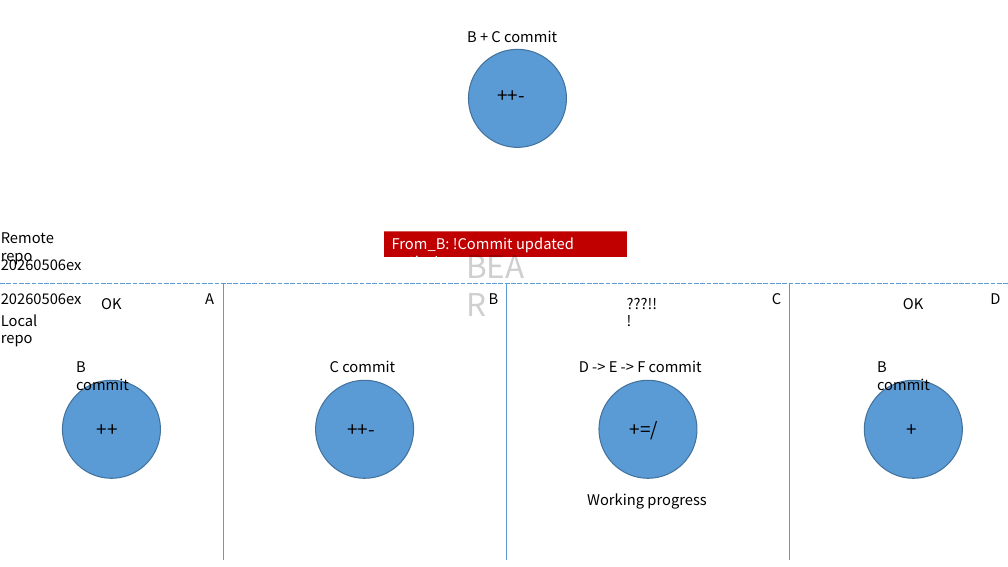
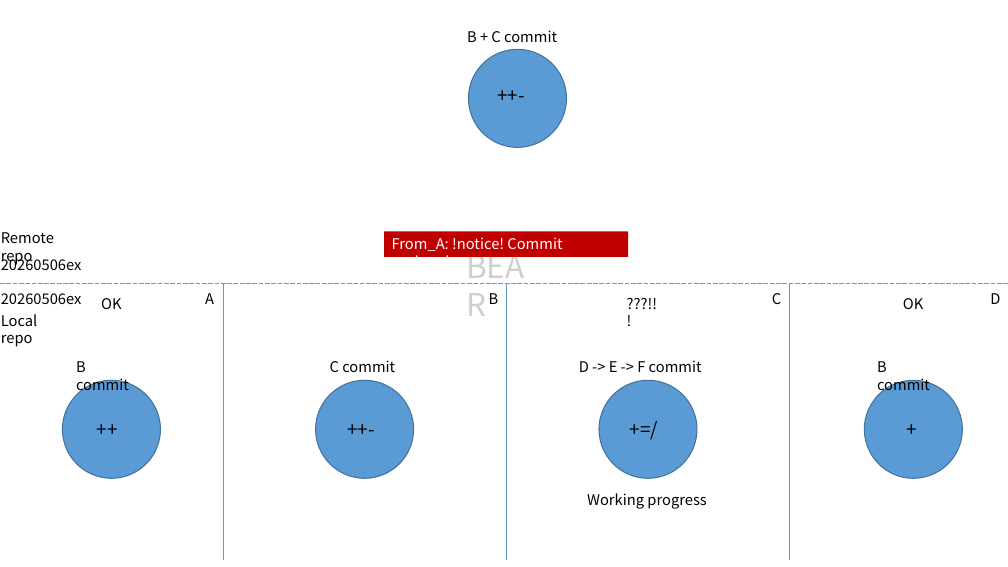
Before and after one commit to rlaeoaud7018/python_ex, a slide deck: slide 12 of git_push_pull_progress.pptx. Drawn at 1008x567 pixels with LibreOffice and Linux fonts; fonts in the diff are those of the drawing. Boxes give left, top, right and bottom in pixels: in the first picture for what was removed or moved away, otherwise in the second. Text is boxed around its words. In the diff, an @@ line names an element or a change of style, - is before the commit and + after.

```diff
--- a/git_push_pull_progress.pptx
+++ b/git_push_pull_progress.pptx
@@ text in rectangle at (392,237,562,257): text changed @@
-From_B: !Commit updated notice!
+From_A: !notice! Commit updated
```
Also in this commit, not shown: 2 other slides changed, 5 other files.
